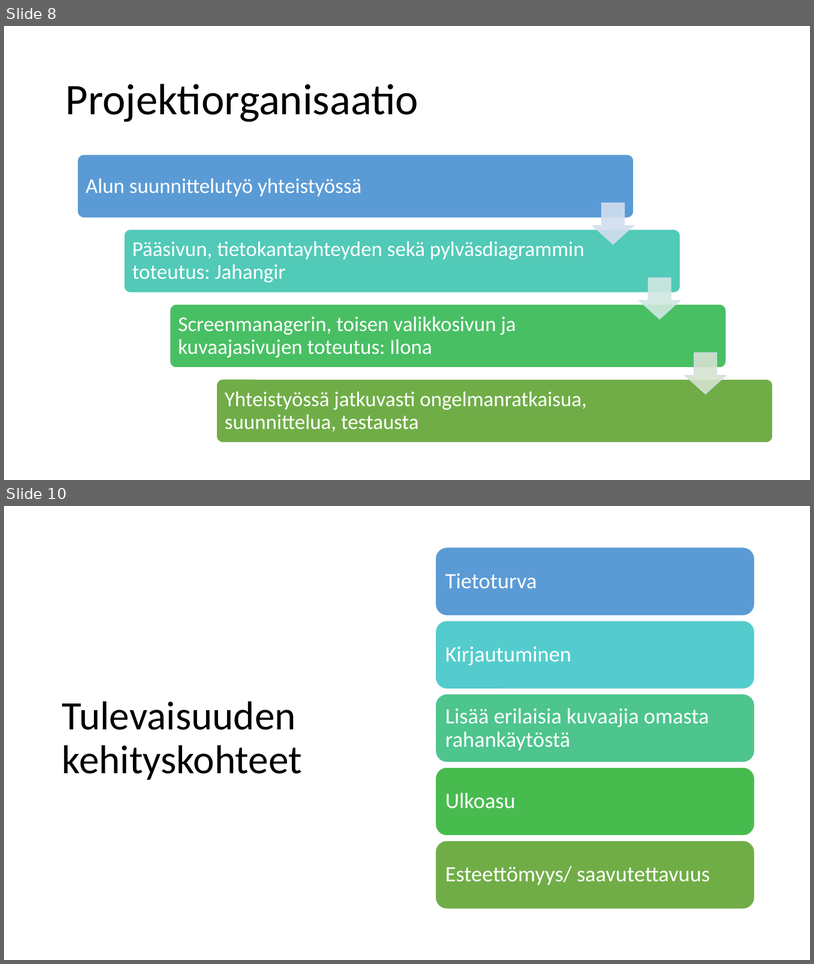
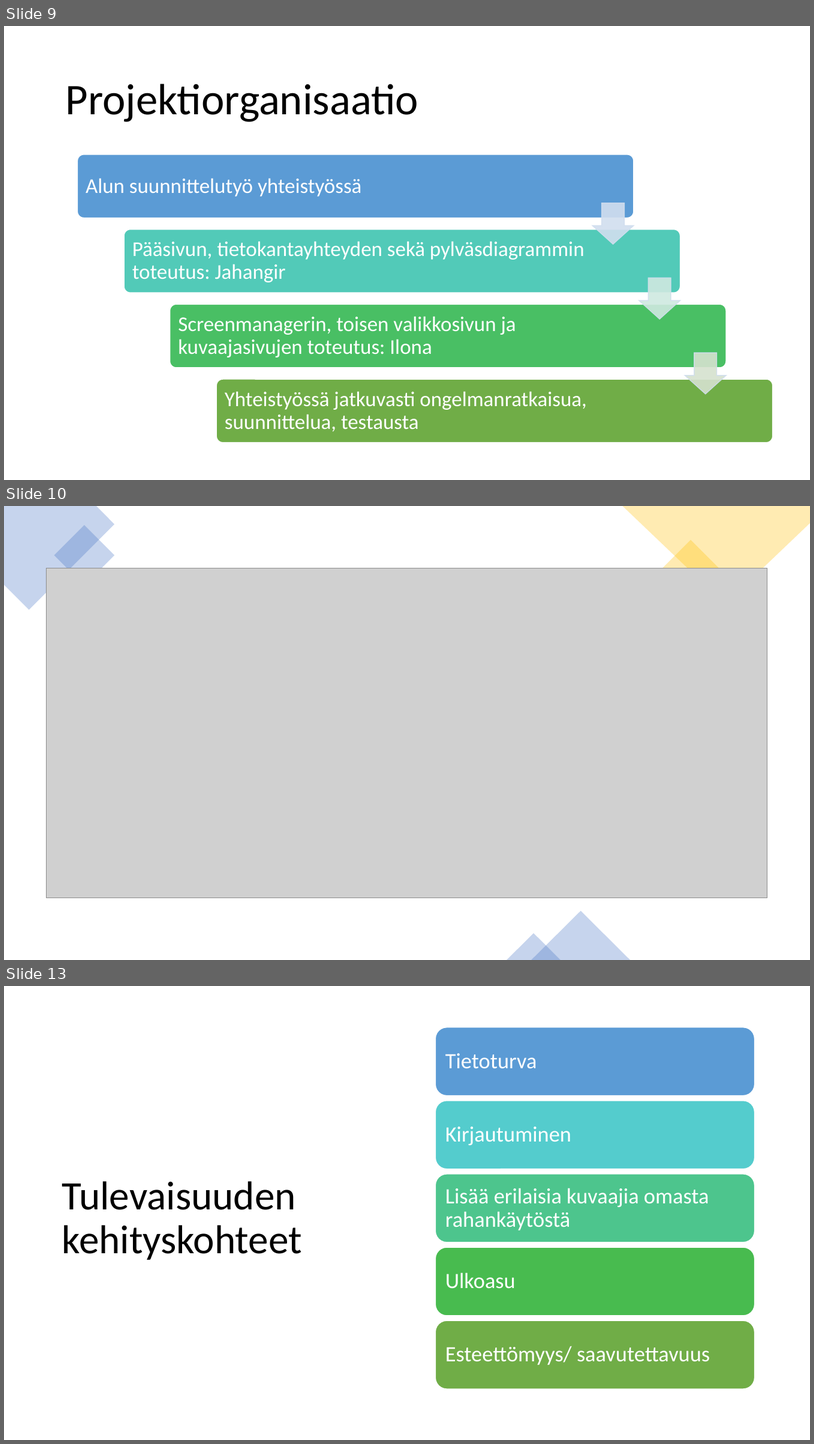
Before and after one commit to silver1ce/massikamu_project, a slide deck: Massikamu.pptx. Shown one above the other, each under a label of ours: slides 8 and 10 before the commit, slides 9, 10 and 13 after it; the slides between them are not shown. The pictures are 814x964 and 814x1444 pixels, drawn with LibreOffice and Linux fonts; fonts in the diff are those of the drawing; grey boxes stand for pictures. Boxes give left, top, right and bottom in pixels: in the first picture for what was removed or moved away, otherwise in the second. Text is boxed around its words. In the diff, an @@ line names an element or a change of style, - is before the commit and + after.

```diff
--- a/Massikamu.pptx
+++ b/Massikamu.pptx
@@ slide 10 added at [4, 506, 810, 960], background #FFFFFF @@
@@ freeform shape added at [4, 506, 115, 610], fill #4472C4 at 30% opacity @@
@@ freeform shape added at [623, 506, 810, 604], fill #FFC000 at 30% opacity @@
@@ rectangle added at [54, 525, 115, 586], fill #4472C4 at 30% opacity @@
@@ rectangle added at [659, 540, 723, 604], fill #FFC000 at 30% opacity @@
@@ picture added at [47, 568, 768, 898] @@
@@ triangle added at [531, 911, 630, 960], fill #4472C4 at 30% opacity @@
@@ triangle added at [507, 933, 561, 960], fill #4472C4 at 30% opacity @@
@@ what was slide 8 is now slide 9 @@
@@ what was slide 10 is now slide 13 @@
```
Also in this commit, not shown: 2 other slides added.
